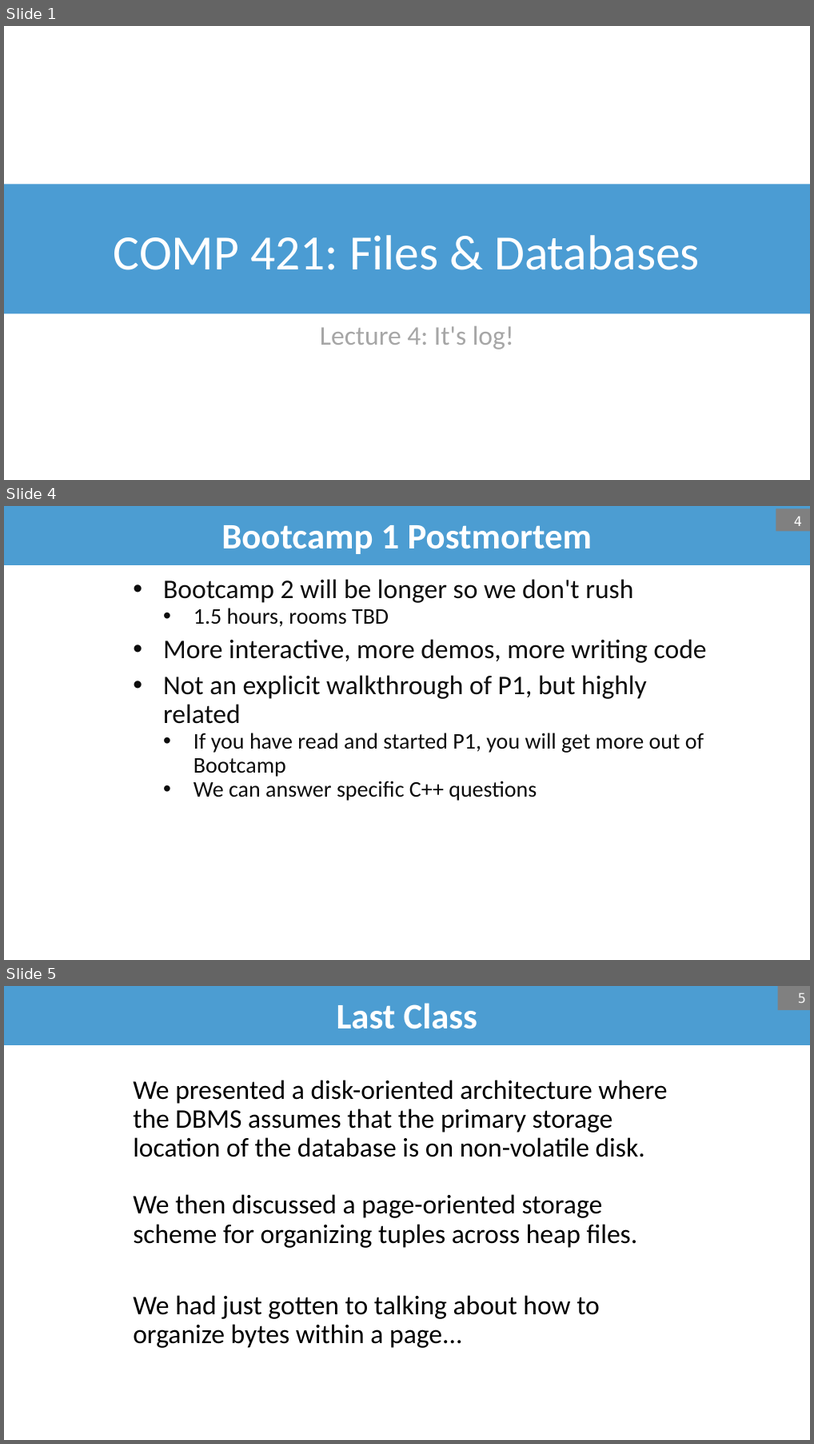
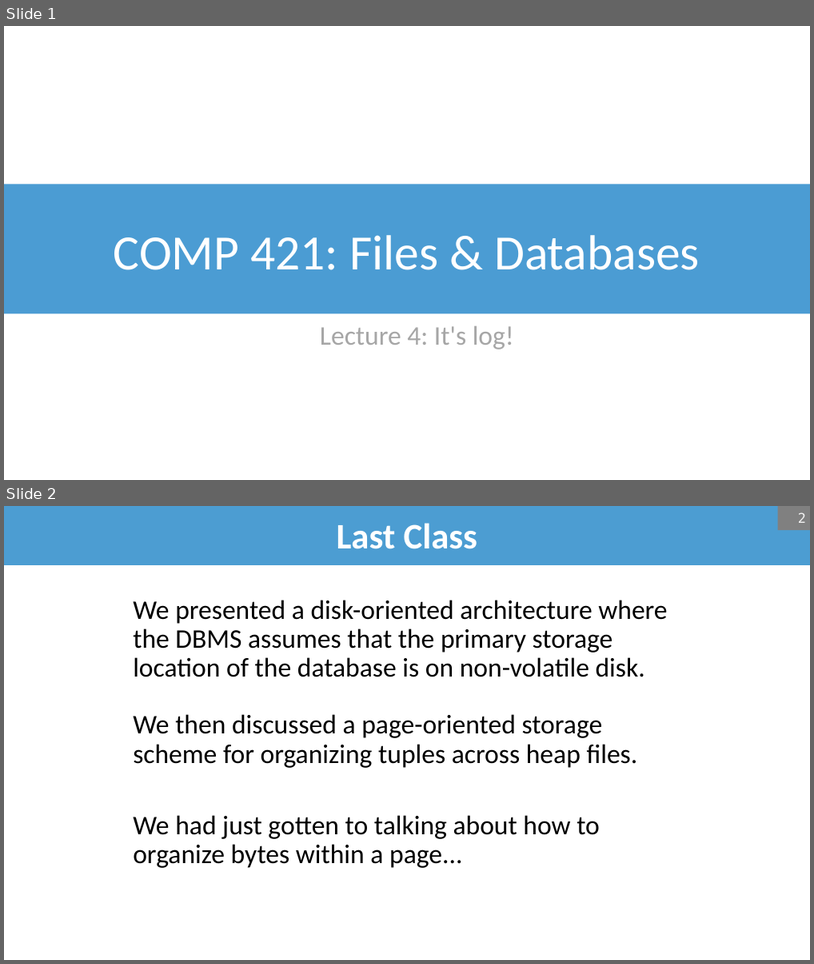
Before and after one commit to bsb20/bsb20.github.io, a slide deck: docs/421_f26/lectures/L4.pptx. Shown one above the other, each under a label of ours: slides 1, 4 and 5 before the commit, slides 1 and 2 after it; the slides between them are not shown. The pictures are 814x1444 and 814x964 pixels, drawn with LibreOffice and Linux fonts; fonts in the diff are those of the drawing; background and template pictures are left out. Boxes give left, top, right and bottom in pixels: in the first picture for what was removed or moved away, otherwise in the second. Text is boxed around its words. In the diff, an @@ line names an element or a change of style, - is before the commit and + after.

```diff
--- a/docs/421_f26/lectures/L4.pptx
+++ b/docs/421_f26/lectures/L4.pptx
@@ slide 4 removed at (x1=4, y1=506, x2=810, y2=960), background #FFFFFF @@
@@ title removed at (x1=4, y1=506, x2=810, y2=565) @@
-Bootcamp 1 Postmortem
@@ page number removed at (x1=777, y1=508, x2=810, y2=531) @@
-4
@@ text removed at (x1=163, y1=579, x2=707, y2=800) @@
-• Bootcamp 2 will be longer so we don't rush
-  • 1.5 hours, rooms TBD
-• More interactive, more demos, more writing code
-• Not an explicit walkthrough of P1, but highly related
-  • If you have read and started P1, you will get more out of Bootcamp
-  • We can answer specific C++ questions
@@ what was slide 5 is now slide 2 @@
@@ page number at (x1=798, y1=512, x2=806, y2=523): text changed @@
-5
+2
```
Also in this commit, not shown: 11 slides changed, 1 slide added, 2 other slides removed, 3 other files.
